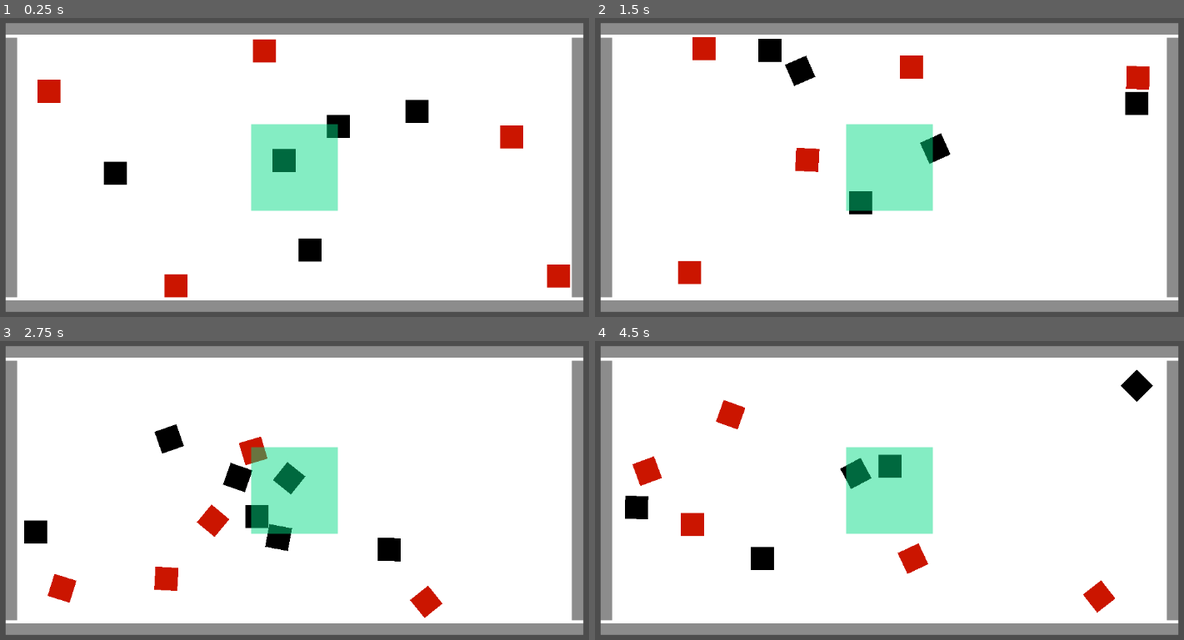
Above: before the commit, frames 1-4 (two rows, left to right).
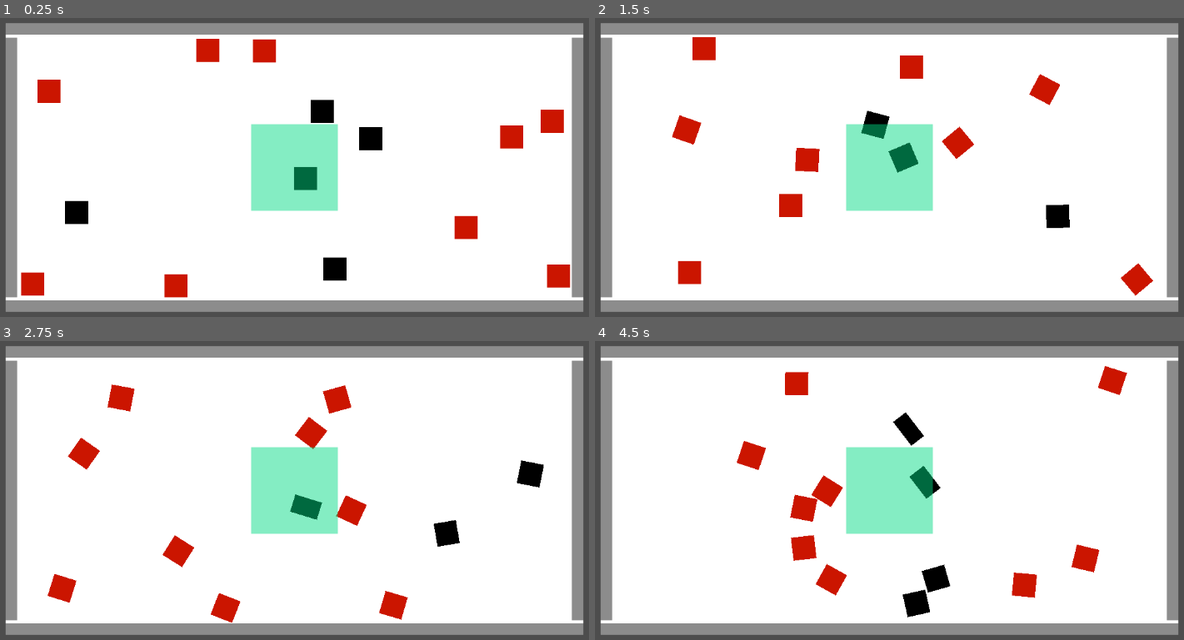
Above: after the commit, the same moments.

Repository: Resistance-R/NaturalSelection
Game: Godot game, scene res://Scenes/main.tscn
Two runs of this game, one before a commit and one after it. Both use one fixed random seed, a clock stepped at 60 frames per second and the inputs below.
Inputs:
- Up to frame 1 (0.25 s): no input
- Up to frame 2 (1.5 s): no input
- Up to frame 3 (2.75 s): no input
- Up to frame 4 (4.5 s): no input

The runs differ from the first frame. In frame 1, 4.4% of the frame differs, in the area x 3-96%, y 6-94%; in frame 2, 4.4%; in frame 3, 6.9%; in frame 4, 7.2%, in the area x 5-95%, y 8-93%.

Commit message:
finish

Diff:
--- a/Scenes/Walls.gd
+++ /dev/null
@@ -1,8 +0,0 @@
-extends Node2D
-
-# Called when the node enters the scene tree for the first time.
-func _ready():
-	add_to_group("walls")
-# Called every frame. 'delta' is the elapsed time since the previous frame.
-func _process(delta):
-	pass
--- a/Scenes/arena.tscn
+++ b/Scenes/arena.tscn
@@ -1,7 +1,6 @@
-[gd_scene load_steps=10 format=3 uid="uid://caxrk345pn63u"]
+[gd_scene load_steps=9 format=3 uid="uid://caxrk345pn63u"]
 
 [ext_resource type="Script" path="res://Scenes/SafeZone.gd" id="1_hnoem"]
-[ext_resource type="Script" path="res://Scenes/Walls.gd" id="1_nva34"]
 [ext_resource type="Script" path="res://Scenes/Outside.gd" id="1_rqorh"]
 
 [sub_resource type="CanvasTexture" id="CanvasTexture_geqvm"]
@@ -61,7 +60,6 @@
 shape = SubResource("RectangleShape2D_q3605")
 
 [node name="Walls" type="Node2D" parent="."]
-script = ExtResource("1_nva34")
 
 [node name="Upper" type="StaticBody2D" parent="Walls"]
 position = Vector2(0, -240)
--- a/Scenes/main.tscn
+++ b/Scenes/main.tscn
@@ -43,3 +43,15 @@
 
 [node name="Predator5" parent="Predators" instance=ExtResource("3_qmq0c")]
 position = Vector2(398, 156)
+
+[node name="Predator6" parent="Predators" instance=ExtResource("3_qmq0c")]
+position = Vector2(-439, 195)
+
+[node name="Predator7" parent="Predators" instance=ExtResource("3_qmq0c")]
+position = Vector2(351, -168)
+
+[node name="Predator8" parent="Predators" instance=ExtResource("3_qmq0c")]
+position = Vector2(-182, -127)
+
+[node name="Predator9" parent="Predators" instance=ExtResource("3_qmq0c")]
+position = Vector2(231, 146)
--- a/Scenes/prey.gd
+++ b/Scenes/prey.gd
@@ -6,29 +6,48 @@
 var Outside : Area2D
 var SafeZone : Area2D
 
-var original_size = Vector2(self.global_scale.x, self.global_scale.y)
-var changedXY = original_size - Vector2(randf_range(-0.5, 0.5), randf_range(-0.5, 0.5))
-
 func _ready():
 	Arena = get_node("../../Arena/")
 	SafeZone = Arena.get_node("SafeZone")
 	Outside = Arena.get_node("Outside")
 
+	var preysNode = get_node("../")
+	var prey = get_node("./")
+	var prey_sprite = get_node("./Sprite2D")
+	var prey_collision = get_node("./CollisionShape2D")
+
+	var changedXY = Vector2(randf_range(-15, 10), randf_range(-15, 10))
+
+	var original_sprite_size = Vector2(prey_sprite.global_transform.get_scale().x, prey_sprite.global_transform.get_scale().y)
+	var original_collision_size = Vector2(prey_collision.global_transform.get_scale().x, prey_collision.global_transform.get_scale().y)
+	var sprite_changedXY = original_sprite_size + changedXY
+	var collision_changedXY = original_collision_size + changedXY
+
 	SafeZone.connect("PreyChangingVector", self._VectorChanged)
 	Outside.connect("DeletPrey", self._DeletingPrey)
 
 	velocity = Vector2(randi_range(-250, 250), randi_range(-250, 250))
+
+	prey_sprite.global_scale = original_sprite_size
+	prey_collision.global_scale = original_collision_size
+
 	add_to_group("prey")
 	set_linear_velocity(velocity)
 
 	while true:
-		var preysNode = get_node("../")
-		var prey = get_node(".")
-		var anotherPrey = prey.duplicate()
-
 		await get_tree().create_timer(2.0).timeout
 
-		anotherPrey.global_scale = changedXY
+		var anotherPrey = prey.duplicate()
+		remove_all_children(anotherPrey)
+
+		var anotherPrey_sprite = prey_sprite.duplicate()
+		var anotherPrey_collision = prey_collision.duplicate()
+
+		anotherPrey_sprite.global_scale = sprite_changedXY
+		anotherPrey_collision.global_scale = collision_changedXY
+
+		anotherPrey.add_child(anotherPrey_sprite)
+		anotherPrey.add_child(anotherPrey_collision)
 
 		preysNode.add_child(anotherPrey)
 
@@ -40,10 +59,15 @@
 		self.queue_free()
 
 func _DeletingPrey(prey):
-	if(prey == self):
+	if prey == self:
 		self.queue_free()
 
 func _VectorChanged(prey):
-	if(prey == self):
+	if prey == self:
 		velocity = -velocity
 		self.set_linear_velocity(velocity)
+
+func remove_all_children(node: Node):
+	for child in node.get_children():
+		node.remove_child(child)
+		child.queue_free()
